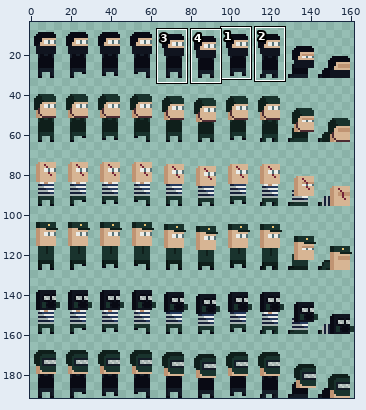
Sprite sheet: Resourses/Players.png. Above, an overview of the earlier version with the close-up marked.
Close-up. Earlier state:
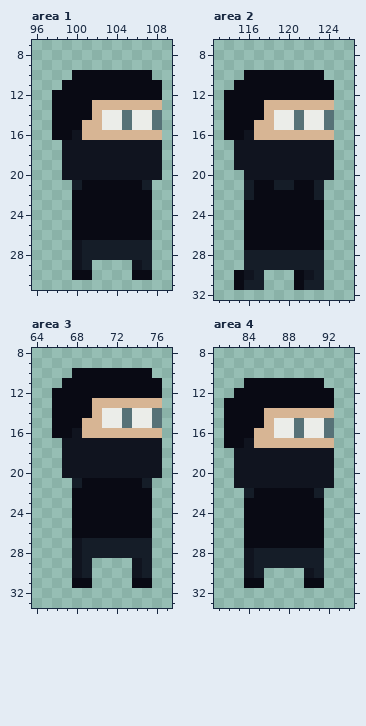
The file is 162x192 pixels. Shown: area 1: x 96..109, y 7..31; area 2: x 113..126, y 7..32; area 3: x 64..77, y 8..33; area 4: x 81..94, y 8..33. The wide view leaves out empty margins. The commit also changed other parts of the picture, which this record leaves out.
The same view after the edit:
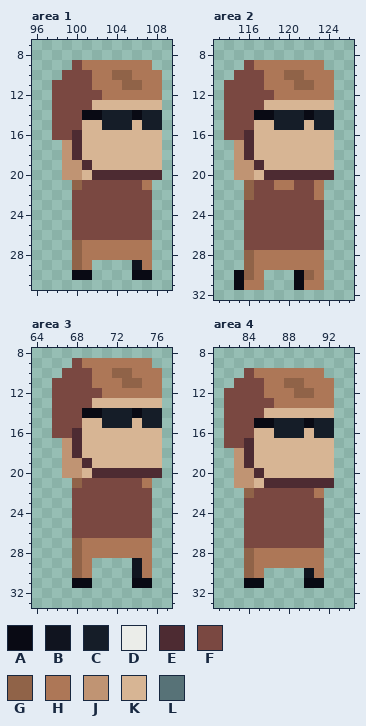
Palette (. is transparent): A #090a14  B #10141f  C #151d28  D #ebede9  E #4d2b32  F #7a4841  G #906348  H #ad7757  J #c09473  K #d7b594  L #577277
The exact change:
Changed rows in their new state; - is an unchanged pixel.
Area 1:
first column x 98:
 9 --FHHHHHHH-
10 -FFFHHGGHHH
11 FFFFHHHGGHH
12 FFFFFHHHHHH
13 FFFF-------
14 FFF-ACCCACC
15 FFF--CCCKCC
16 FFE--------
17 -JEKKKKKKKK
18 -JEKKKKKKKK
19 -JJEKKKKKKK
20 -JJKEEEEEEE
21 --GFFFFFFH-
22 --FFFFFFFF-
23 --FFFFFFFF-
24 --FFFFFFFF-
25 --FFFFFFFF-
26 --FFFFFFFF-
27 --GHHHHHHH-
28 --GHHHHHHH-
29 --GH-----H-
Area 2:
first column x 114:
 9 --FHHHHHHH-
10 -FFFHHGGHHH
11 FFFFHHHGGHH
12 FFFFFHHHHHH
13 FFFF-------
14 FFF-ACCCACC
15 FFF--CCCKCC
16 FFE--------
17 -JEKKKKKKKK
18 -JEKKKKKKKK
19 -JJEKKKKKKK
20 -JJKEEEEEEE
21 --GFFHHFFH-
22 --GFFFFFFH-
23 --FFFFFFFF-
24 --FFFFFFFF-
25 --FFFFFFFF-
26 --FFFFFFFF-
27 --FFFFFFFF-
28 --GHHHHHHH-
29 --GHHHHHHH-
30 --GH----GH-
31 --HH----HH-
Area 3:
first column x 66:
 9 --FHHHHHHH-
10 -FFFHHGGHHH
11 FFFFHHHGGHH
12 FFFFFHHHHHH
13 FFFF-------
14 FFF-ACCCACC
15 FFF--CCCKCC
16 FFE--------
17 -JEKKKKKKKK
18 -JEKKKKKKKK
19 -JJEKKKKKKK
20 -JJKEEEEEEE
21 --GFFFFFFH-
22 --FFFFFFFF-
23 --FFFFFFFF-
24 --FFFFFFFF-
25 --FFFFFFFF-
26 --FFFFFFFF-
27 --GHHHHHHH-
28 --GHHHHHHH-
29 --GH-----H-
30 --GH-----H-
Area 4:
first column x 82:
10 --FHHHHHHH-
11 -FFFHHGGHHH
12 FFFFHHHGGHH
13 FFFFFHHHHHH
14 FFFF-------
15 FFF-ACCCACC
16 FFF--CCCKCC
17 FFE--------
18 -JEKKKKKKKK
19 -JEKKKKKKKK
20 -JJEKKKKKKK
21 -JJKEEEEEEE
22 --GFFFFFFH-
23 --FFFFFFFF-
24 --FFFFFFFF-
25 --FFFFFFFF-
26 --FFFFFFFF-
27 --FFFFFFFF-
28 --GHHHHHHH-
29 --GHHHHHHH-
30 --GH-----H-
Where, in picture pixels (left, top, right, bottom), the same in both close-ups:
changed: (52, 60, 162, 270)
changed: (224, 60, 334, 290)
changed: (52, 358, 162, 578)
changed: (224, 368, 334, 578)
